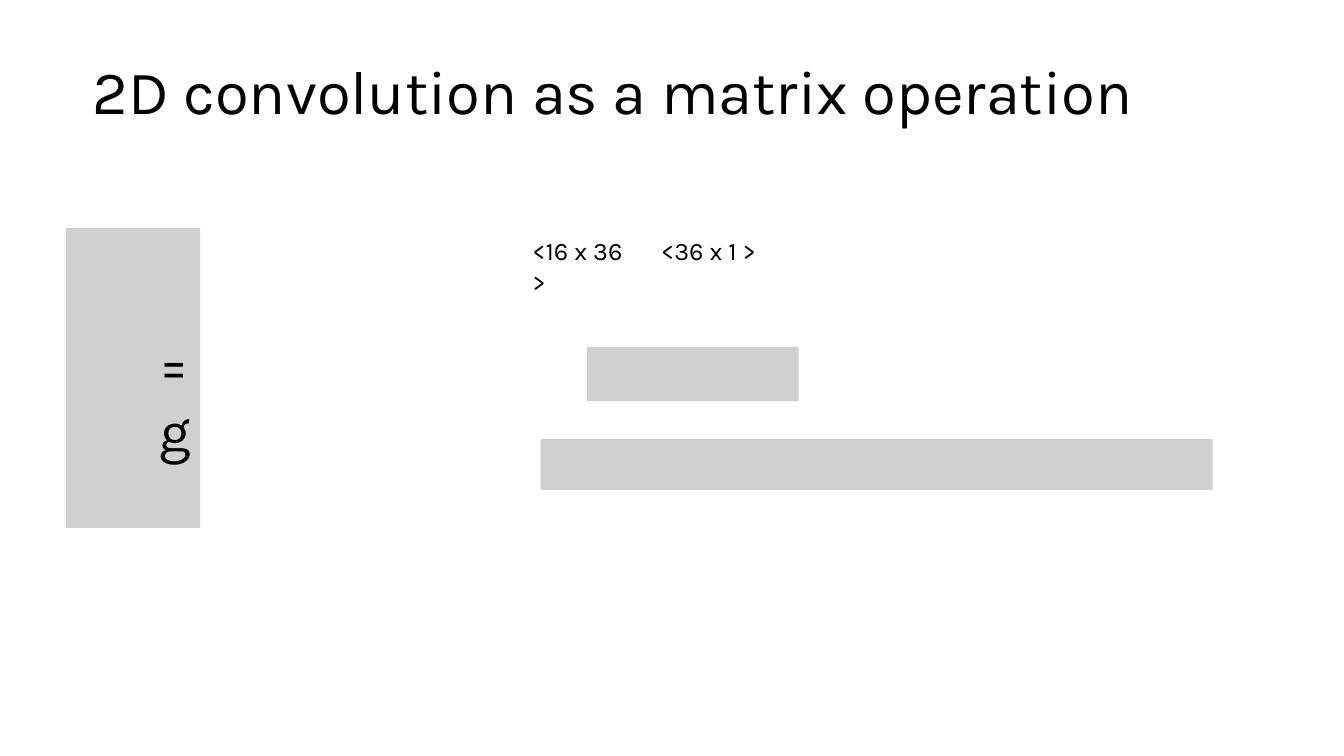
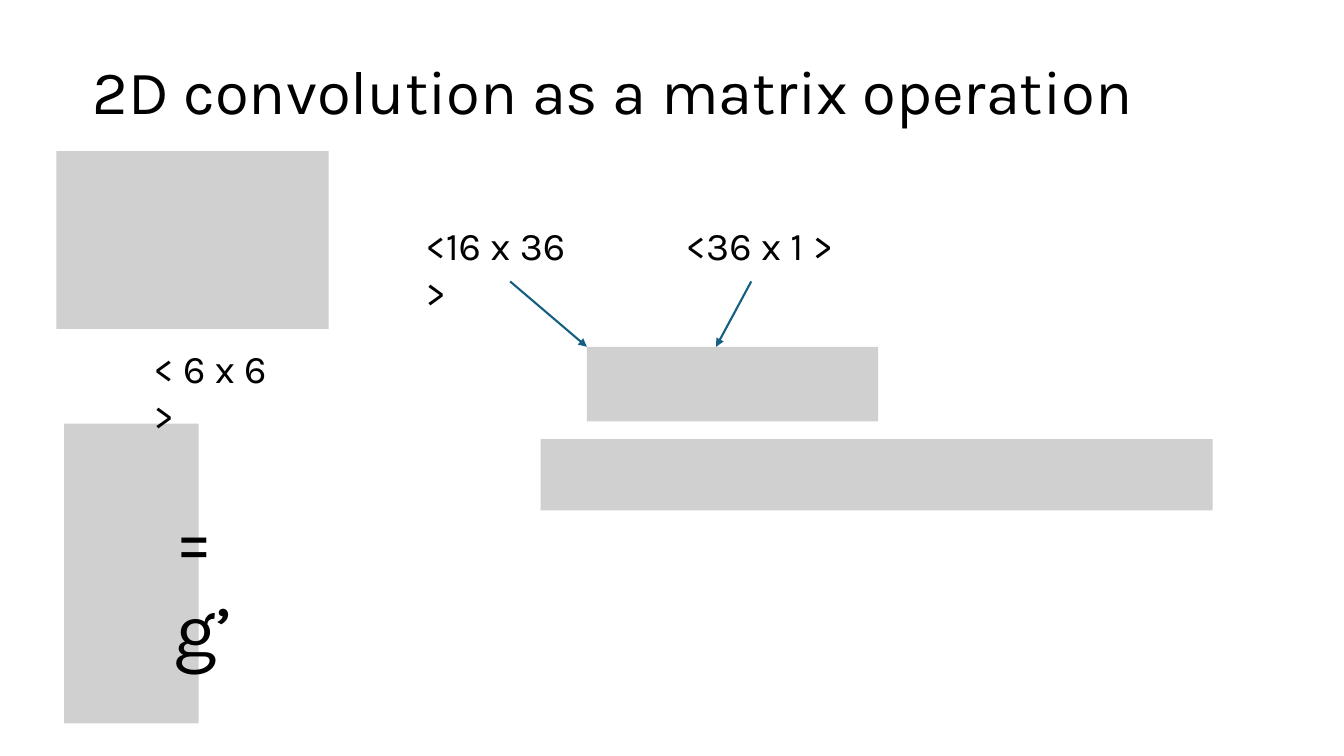
Before and after one commit to SSOE-ECE1390/LecturePowerPoints, a slide deck: slide 13 of ECE1390_Lecture2.pptx (slide 10 before the commit). Drawn at 1344x756 pixels with LibreOffice and Linux fonts; fonts in the diff are those of the drawing; grey boxes stand for pictures. Boxes give left, top, right and bottom in pixels: in the first picture for what was removed or moved away, otherwise in the second. Text is boxed around its words. In the diff, an @@ line names an element or a change of style, - is before the commit and + after.

```diff
--- a/ECE1390_Lecture2.pptx
+++ b/ECE1390_Lecture2.pptx
@@ picture added at box(56, 151, 329, 330) @@
@@ text "<16 x 36 >" at box(425, 235, 566, 261): size 18 to 28 pt @@
@@ text "<16 x 36 >": place and size @@
-text "<16 x 36 >" at box(532, 244, 622, 261)
+text "<16 x 36 >" at box(425, 235, 566, 261)
@@ text "<36 x 1 >": place and size @@
-text "<36 x 1 >" at box(661, 244, 736, 261)
+text "<36 x 1 >" at box(686, 235, 803, 261)
@@ text "<36 x 1 >" at box(686, 235, 803, 261): size 18 to 28 pt @@
@@ arrow added from (510, 281) to (587, 347), #156082 1.5 pt @@
@@ arrow added from (751, 281) to (716, 347), #156082 1.5 pt @@
@@ text added at box(183, 358, 266, 384), 28 pt, text #000000 @@
+< 6 x 6 >
@@ picture: place and size @@
-picture at box(587, 347, 799, 401)
+picture at box(587, 347, 878, 421)
@@ picture: place and size @@
-picture at box(66, 228, 200, 527)
+picture at box(65, 423, 199, 723)
@@ picture: place and size @@
-picture at box(540, 440, 1213, 490)
+picture at box(540, 440, 1213, 511)
@@ text at box(174, 588, 233, 675): text changed; size 40 to 54 pt @@
-= g
+= g’
```
Also in this commit, not shown: 14 other slides changed, 4 slides added, 2 other files.
